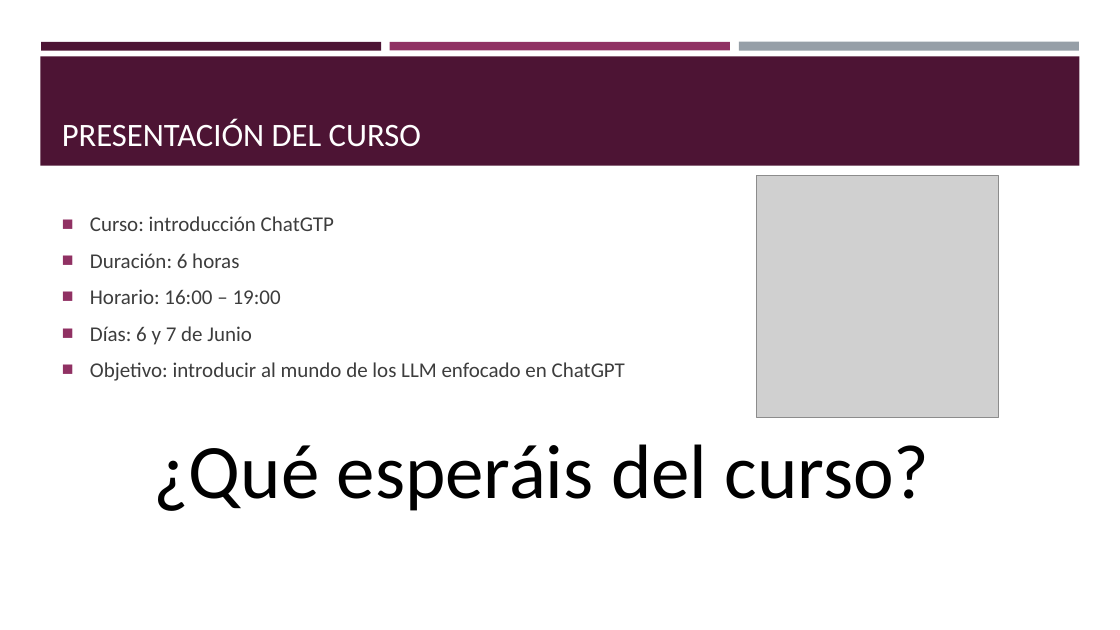
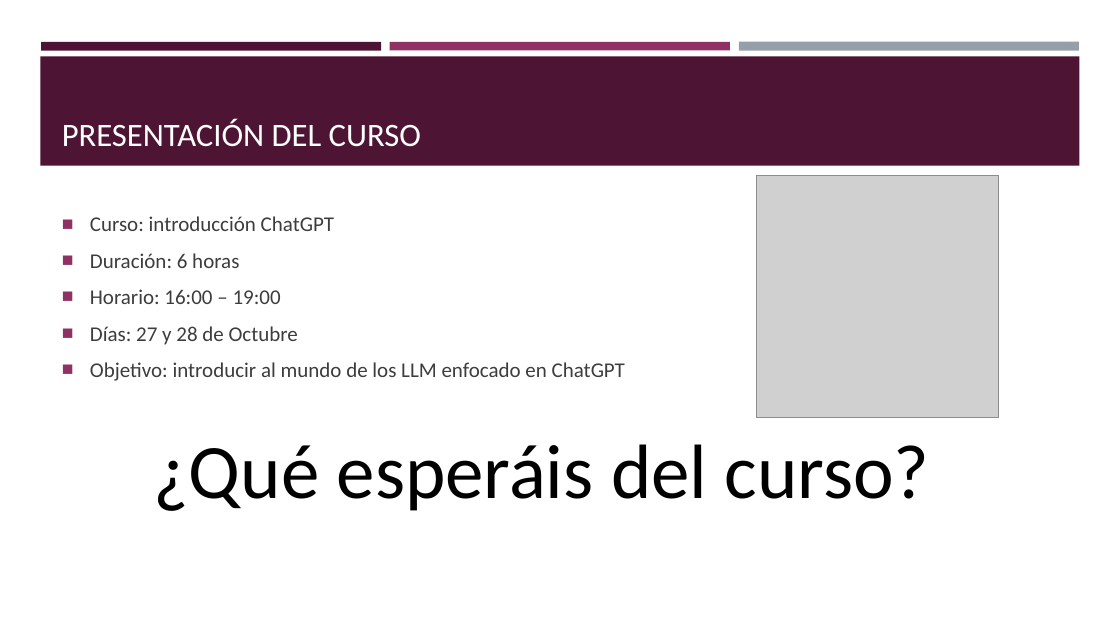
Before and after one commit to jmchema/curso_chatgpt, a slide deck: slide 4 of Introducción a chatgpt.pptx. Drawn at 1120x630 pixels with LibreOffice and Linux fonts; fonts in the diff are those of the drawing; grey boxes stand for pictures. Boxes give left, top, right and bottom in pixels: in the first picture for what was removed or moved away, otherwise in the second. Text is boxed around its words. In the diff, an @@ line names an element or a change of style, - is before the commit and + after.

```diff
--- a/Introducción a chatgpt.pptx
+++ b/Introducción a chatgpt.pptx
@@ text at (90,216,334,231): text changed @@
-■ Curso: introducción ChatGTP
+■ Curso: introducción ChatGPT
@@ text at (90,326,298,345): text changed @@
-■ Días: 6 y 7 de Junio
+■ Días: 27 y 28 de Octubre
```
Also in this commit, not shown: 11 other slides changed, 1 slide added, 1 other file.
